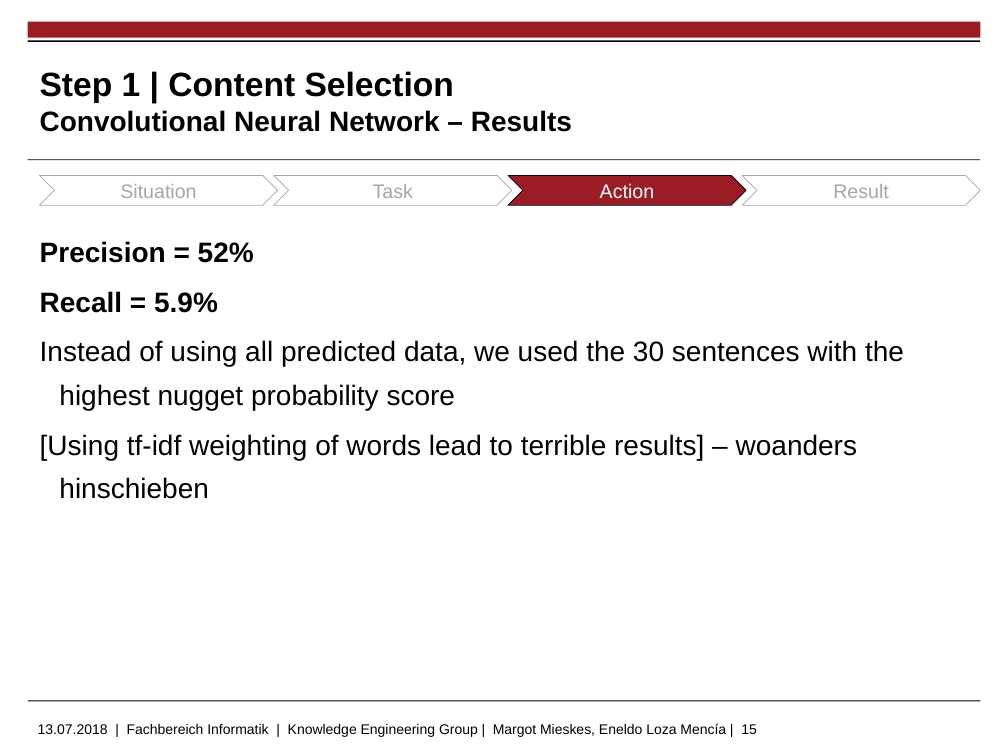
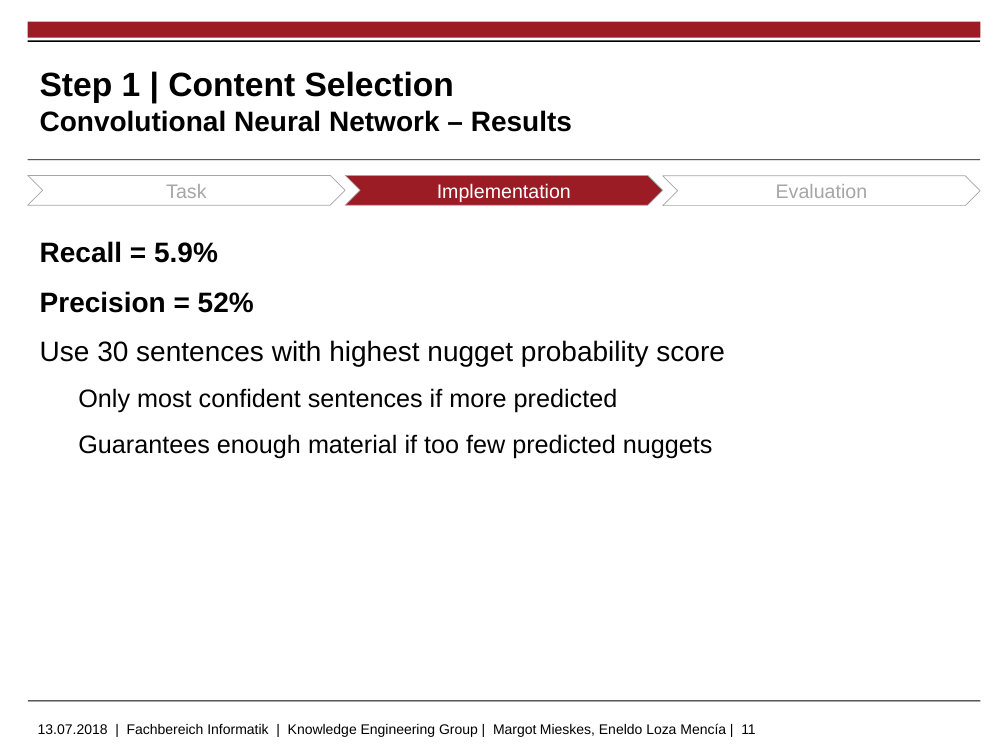
Before and after one commit to markushoehn/Auto_TextSum, a slide deck: slide 11 of presentation/20180713 Gruppe 5 - final.pptx (slide 15 before the commit). Drawn at 1008x756 pixels with LibreOffice and Linux fonts; fonts in the diff are those of the drawing; background and template pictures are left out. Boxes give left, top, right and bottom in pixels: in the first picture for what was removed or moved away, otherwise in the second. Text is boxed around its words. In the diff, an @@ line names an element or a change of style, - is before the commit and + after.

```diff
--- a/presentation/20180713 Gruppe 5 - final.pptx
+++ b/presentation/20180713 Gruppe 5 - final.pptx
@@ chevron "Task": place and size @@
-chevron "Task" at (274, 175, 512, 206)
+chevron "Task" at (28, 175, 346, 206)
@@ chevron removed at (39, 175, 277, 206) @@
-Situation
@@ chevron added at (346, 175, 663, 206), fill #9C1C26, outline #A6A6A6 0.5 pt, 14 pt, text #FFFFFF @@
+Implementation
@@ chevron removed at (508, 175, 746, 206) @@
-Action
@@ chevron added at (663, 175, 981, 206), fill #FFFFFF, outline #A6A6A6 0.5 pt, 14 pt, text #A6A6A6 @@
+Evaluation
@@ chevron removed at (742, 175, 980, 206) @@
-Result
@@ text at (40, 241, 218, 263): paragraph added @@
+Recall = 5.9%
@@ text at (40, 340, 725, 458): text changed; size 20 to 18 pt @@
-Recall = 5.9%
-Instead of using all predicted data, we used the 30 sentences with the highest nugget probability score
-[Using tf-idf weighting of words lead to terrible results] – woanders hinschieben
+Use 30 sentences with highest nugget probability score
+    Only most confident sentences if more predicted
+    Guarantees enough material if too few predicted nuggets
@@ text at (38, 723, 755, 737): text changed @@
-13.07.2018 | Fachbereich Informatik | Knowledge Engineering Group | Margot Mieskes, Eneldo Loza Mencía | 15
+13.07.2018 | Fachbereich Informatik | Knowledge Engineering Group | Margot Mieskes, Eneldo Loza Mencía | 11
```
Also in this commit, not shown: 29 other slides changed, 4 slides added, 10 slides removed, 11 other files.
